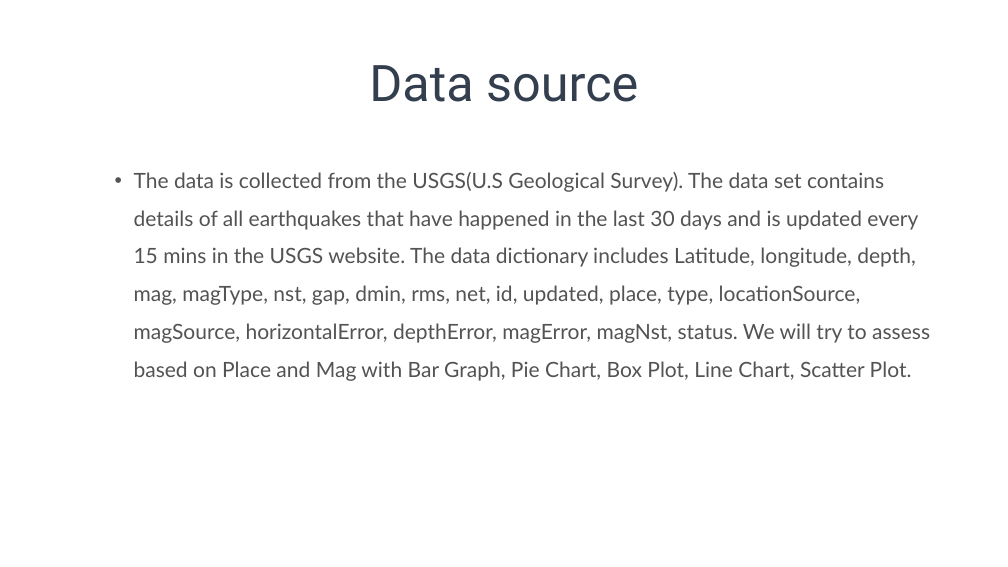
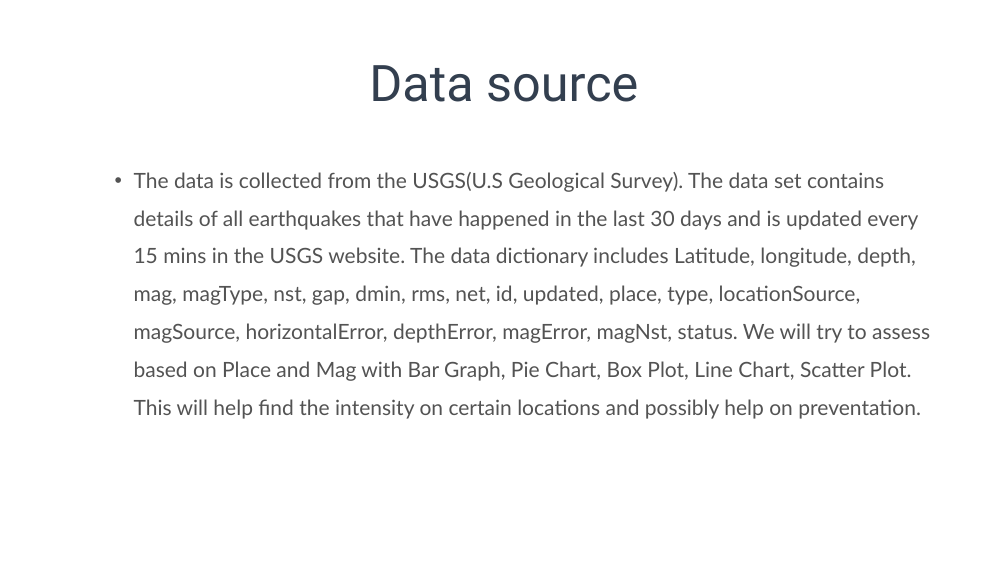
Before and after one commit to AyeshaAhmadSumi/Data-science-assignments, a slide deck: slide 2 of Earthquake magnitude in different locations.pptx. Drawn at 1008x567 pixels with LibreOffice and Linux fonts; fonts in the diff are those of the drawing. Boxes give left, top, right and bottom in pixels: in the first picture for what was removed or moved away, otherwise in the second. Text is boxed around its words. In the diff, an @@ line names an element or a change of style, - is before the commit and + after.

```diff
--- a/Earthquake magnitude in different locations.pptx
+++ b/Earthquake magnitude in different locations.pptx
@@ text at box(134, 172, 930, 419): text changed @@
-  • The data is collected from the USGS(U.S Geological Survey). The data set contains details of all earthquakes that have happened in the last 30 days and is updated every 15 mins in the USGS website. The data dictionary includes Latitude, longitude, depth, mag, magType, nst, gap, dmin, rms, net, id, updated, place, type, locationSource, magSource, horizontalError, depthError, magError, magNst, status. We will try to assess based on Place and Mag with Bar Graph, Pie Chart, Box Plot, Line Chart, Scatter Plot.
+  • The data is collected from the USGS(U.S Geological Survey). The data set contains details of all earthquakes that have happened in the last 30 days and is updated every 15 mins in the USGS website. The data dictionary includes Latitude, longitude, depth, mag, magType, nst, gap, dmin, rms, net, id, updated, place, type, locationSource, magSource, horizontalError, depthError, magError, magNst, status. We will try to assess based on Place and Mag with Bar Graph, Pie Chart, Box Plot, Line Chart, Scatter Plot. This will help find the intensity on certain locations and possibly help on preventation.
```
Also in this commit, not shown: 6 other files.
